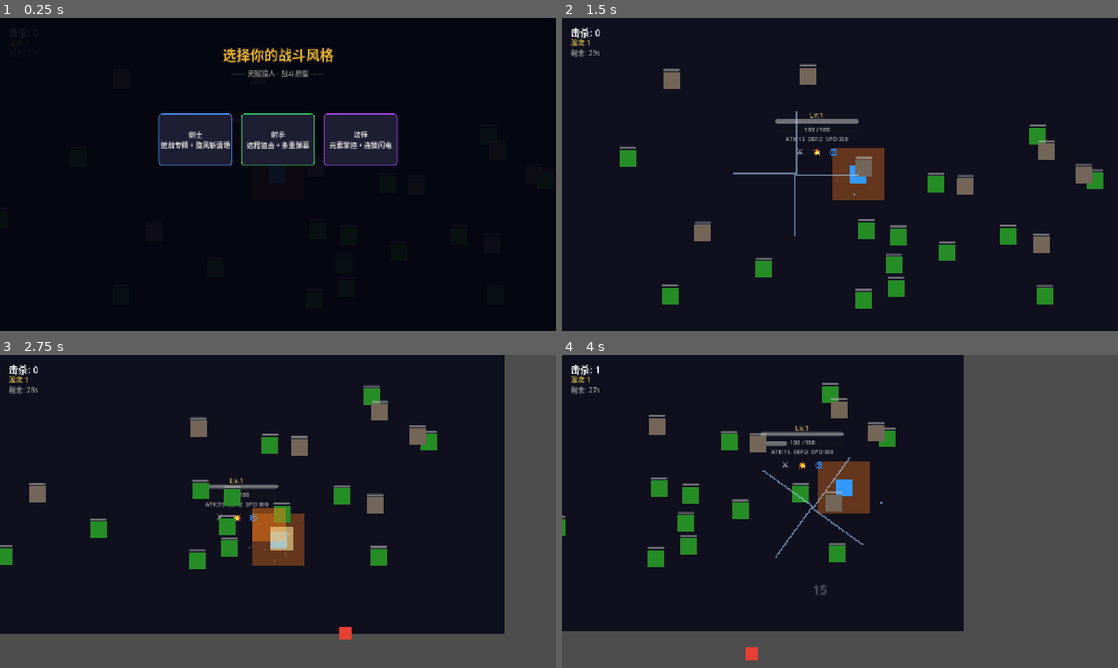
Above: before the commit, frames 1-4 (two rows, left to right).
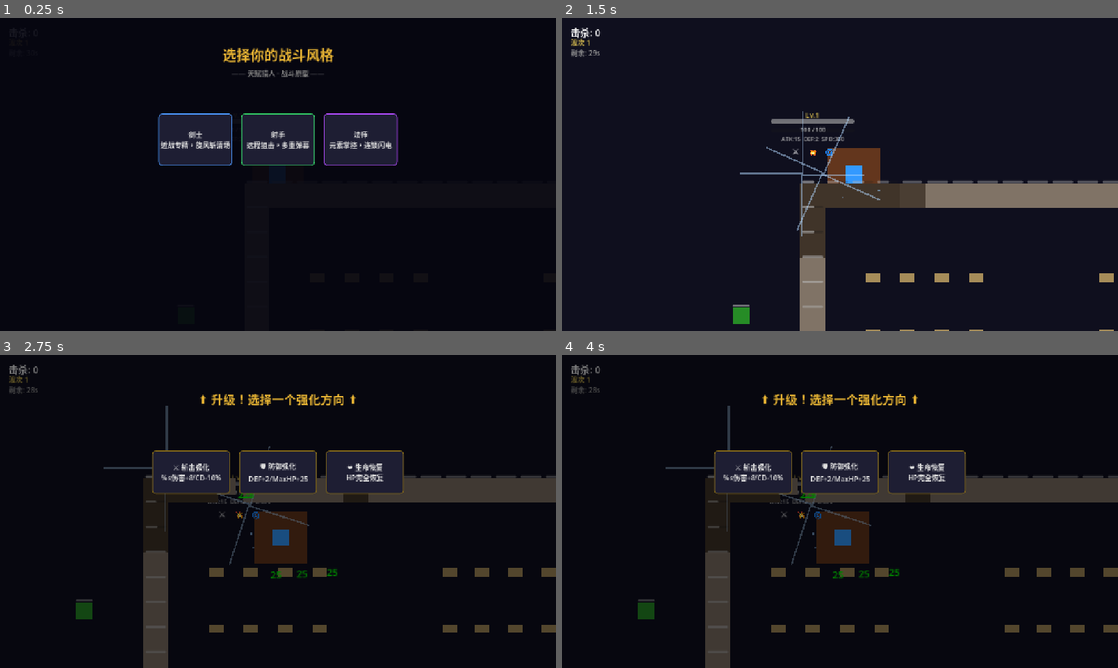
Above: after the commit, the same moments.

Repository: HenruiC/Starforge
Game: Godot game, scene res://scenes/main.tscn
Same seed, same stepped clock (60 frames per second), same inputs: the game is played once before the commit and once after it.
Inputs:
- Up to frame 1 (0.25 s): no input
- Up to frame 2 (1.5 s): click "剑士 近战专精，旋风斩清场" at 0.5 s; tap Enter at 1.25 s; hold D (move_right) from 1.28 s (still down)
- Up to frame 3 (2.75 s): release D (move_right) at 2.03 s; hold S (move_down) from 2.03 s (still down)
- Up to frame 4 (4 s): release S (move_down) at 2.78 s; hold D (move_right) 2.78-3.53 s; hold W (move_up) from 3.53 s (still down)

The runs differ from the first frame. In frame 2, 12% of the frame differs, in the area x 10-100%, y 14-100%; in frame 3, 31%; in frame 4, 47%, in the area x 0-100%, y 0-100%.

Commit message:
feat: 旋风斩修复 + 学校副本地图 + 多类型可破坏物
旋风斩修复:
- can_execute() 防止旋转中重复触发
- _end_spin() 立即重置is_ready(不再浪费CD)
- is_dead改为body.get("is_dead")安全访问
- 每tick微顿帧(1帧)+可破坏物伤害

学校副本地图 (3200x2400):
- 教学楼(2000x1200): 6间教室+十字走廊
- 墙壁: 48x48, 150HP, 阻挡移动+弹幕
- 教室门: 玩家靠近自动打开(渐变透明+禁用碰撞)
- 课桌: 28x16, 15HP, 可穿过但可破坏
- 外围操场+树木散布
- 相机边界锁定地图范围

交互矩阵:
| 类型   | 碰撞层 | 挡移动 | 挡弹幕 | 可破坏 | 穿透 |
|--------|--------|--------|--------|--------|------|
| 墙壁   | L8     | 是     | 是     | 150HP  | 否   |
| 门     | L8     | 初始是 | 初始是 | 80HP   | 靠近开|
| 课桌   | L8     | 否     | 是     | 15HP   | 走过  |
| 树     | L8     | 是     | 是     | 20HP   | 闪电 |

Co-Authored-By: Claude Opus 4.7 <noreply@anthropic.com>

Diff:
--- /dev/null
+++ b/scenes/desk.tscn
@@ -0,0 +1,35 @@
+[gd_scene load_steps=3 format=3]
+
+[ext_resource type="Script" path="res://scripts/destructible.gd" id="1_script"]
+
+[sub_resource type="RectangleShape2D" id="Rect_desk"]
+size = Vector2(28, 16)
+
+[node name="Desk" type="StaticBody2D" groups=["destructible"]]
+collision_layer = 8
+collision_mask = 0
+script = ExtResource("1_script")
+object_name = "课桌"
+max_health = 15
+object_color = Color(0.65, 0.55, 0.35, 1.0)
+
+[node name="CollisionShape2D" type="CollisionShape2D" parent="."]
+shape = SubResource("Rect_desk")
+
+[node name="Sprite" type="ColorRect" parent="."]
+offset_left = -14.0
+offset_top = -8.0
+offset_right = 14.0
+offset_bottom = 8.0
+color = Color(0.65, 0.55, 0.35, 1.0)
+
+[node name="HealthBar" type="ProgressBar" parent="."]
+offset_left = -14.0
+offset_top = -14.0
+offset_right = 14.0
+offset_bottom = -10.0
+max_value = 100.0
+value = 100.0
+show_percentage = false
+visible = false
+custom_minimum_size = Vector2(28, 3)
--- /dev/null
+++ b/scenes/door.tscn
@@ -0,0 +1,42 @@
+[gd_scene load_steps=4 format=3]
+
+[ext_resource type="Script" path="res://scripts/door.gd" id="1_script"]
+
+[sub_resource type="RectangleShape2D" id="Rect_door"]
+size = Vector2(48, 12)
+
+[sub_resource type="CircleShape2D" id="Circle_detect"]
+radius = 60.0
+
+[node name="Door" type="StaticBody2D" groups=["door"]]
+collision_layer = 8
+collision_mask = 0
+script = ExtResource("1_script")
+
+[node name="Sprite" type="ColorRect" parent="."]
+offset_left = -24.0
+offset_top = -6.0
+offset_right = 24.0
+offset_bottom = 6.0
+color = Color(0.6, 0.5, 0.3, 1.0)
+
+[node name="CollisionShape2D" type="CollisionShape2D" parent="."]
+shape = SubResource("Rect_door")
+
+[node name="DetectArea" type="Area2D" parent="."]
+collision_layer = 0
+collision_mask = 1
+
+[node name="CollisionShape2D" type="CollisionShape2D" parent="DetectArea"]
+shape = SubResource("Circle_detect")
+
+[node name="HealthBar" type="ProgressBar" parent="."]
+offset_left = -20.0
+offset_top = -16.0
+offset_right = 20.0
+offset_bottom = -12.0
+max_value = 100.0
+value = 100.0
+show_percentage = false
+visible = false
+custom_minimum_size = Vector2(40, 3)
--- a/scenes/main.tscn
+++ b/scenes/main.tscn
@@ -3,7 +3,7 @@
 [ext_resource type="Script" path="res://scripts/game_manager.gd" id="1_gm"]
 [ext_resource type="Script" path="res://scripts/camera_controller.gd" id="2_cam"]
 [ext_resource type="PackedScene" path="res://scenes/player.tscn" id="3_player"]
-[ext_resource type="Script" path="res://scripts/map_manager.gd" id="4_map"]
+[ext_resource type="Script" path="res://scripts/map_school.gd" id="4_map"]
 
 [sub_resource type="LabelSettings" id="LabelSettings_kill"]
 font_size = 22
@@ -49,10 +49,10 @@
 
 [node name="Background" type="ColorRect" parent="."]
 z_index = -1
-offset_left = -20.0
-offset_top = -20.0
-offset_right = 1300.0
-offset_bottom = 740.0
+offset_left = -100.0
+offset_top = -100.0
+offset_right = 3300.0
+offset_bottom = 2500.0
 color = Color(0.06, 0.06, 0.12, 1.0)
 
 [node name="HUDLayer" type="CanvasLayer" parent="."]
--- /dev/null
+++ b/scenes/wall.tscn
@@ -0,0 +1,34 @@
+[gd_scene load_steps=3 format=3]
+
+[ext_resource type="Script" path="res://scripts/destructible.gd" id="1_script"]
+
+[sub_resource type="RectangleShape2D" id="Rect_wall"]
+size = Vector2(48, 48)
+
+[node name="Wall" type="StaticBody2D" groups=["destructible"]]
+collision_layer = 8
+collision_mask = 0
+script = ExtResource("1_script")
+object_name = "墙壁"
+max_health = 150
+object_color = Color(0.5, 0.45, 0.4, 1.0)
+
+[node name="Sprite" type="ColorRect" parent="."]
+offset_left = -24.0
+offset_top = -24.0
+offset_right = 24.0
+offset_bottom = 24.0
+color = Color(0.5, 0.45, 0.4, 1.0)
+
+[node name="CollisionShape2D" type="CollisionShape2D" parent="."]
+shape = SubResource("Rect_wall")
+
+[node name="HealthBar" type="ProgressBar" parent="."]
+offset_left = -20.0
+offset_top = -28.0
+offset_right = 20.0
+offset_bottom = -24.0
+max_value = 100.0
+value = 100.0
+show_percentage = false
+custom_minimum_size = Vector2(40, 3)
--- a/scripts/camera_controller.gd
+++ b/scripts/camera_controller.gd
@@ -8,6 +8,9 @@
 
 func _ready() -> void:
 	CombatFeedback.register_camera(self)
+	# 地图边界 3200x2400
+	limit_left = 0; limit_right = 3200
+	limit_top = 0; limit_bottom = 2400
 	var players := get_tree().get_nodes_in_group("player")
 	if players.size() > 0:
 		_target = players[0] as Node2D
--- /dev/null
+++ b/scripts/door.gd
@@ -0,0 +1,45 @@
+class_name Door
+extends StaticBody2D
+
+# 门 — 玩家靠近自动打开，可被敌人/技能破坏
+
+@export var open_radius: float = 60.0
+@export var max_health: int = 80
+var _is_open: bool = false
+var _health: int = 80
+
+@onready var sprite: ColorRect = $Sprite
+@onready var collision: CollisionShape2D = $CollisionShape2D
+@onready var detect_area: Area2D = $DetectArea
+@onready var hp_bar: ProgressBar = $HealthBar
+
+func _ready() -> void:
+	_health = max_health
+	add_to_group("destructible")
+	add_to_group("door")
+	detect_area.body_entered.connect(_on_body_near)
+
+func _on_body_near(body: Node2D) -> void:
+	if body.is_in_group("player") and not _is_open:
+		_open()
+
+func _open() -> void:
+	_is_open = true
+	var t := create_tween().set_parallel(true)
+	t.tween_property(sprite, "modulate:a", 0.2, 0.3)
+	t.tween_property(sprite, "scale", Vector2(0.3, 1.0), 0.3)
+	collision.set_deferred("disabled", true)
+	hp_bar.visible = false
+
+func take_damage(amount: int) -> void:
+	_health = max(_health - amount, 0)
+	var ratio: float = float(_health) / float(max_health) * 100.0
+	hp_bar.value = ratio
+	hp_bar.visible = true
+
+	sprite.modulate = Color.WHITE
+	create_tween().tween_property(sprite, "modulate", Color(0.6, 0.5, 0.3, 1.0) if not _is_open else Color(0.3, 0.6, 0.4, 1.0), 0.1)
+
+	if _health <= 0:
+		CombatFeedback.hit_particles(global_position, 6, Color(0.5, 0.4, 0.3))
+		queue_free()
--- a/scripts/game_manager.gd
+++ b/scripts/game_manager.gd
@@ -155,13 +155,19 @@
 	enemies.add_child(e)
 
 func _random_spawn_position() -> Vector2:
+	# 以玩家为中心，在屏幕外生成
+	var cam_pos := Vector2(1600, 1200)  # 默认地图中心
+	if player:
+		cam_pos = player.global_position
+	var view_w := 1280.0 / 1.2  # 视口/缩放
+	var view_h := 720.0 / 1.2
+
 	var side := randi() % 4
-	var x := _screen_size.x; var y := _screen_size.y
 	match side:
-		0: return Vector2(randf_range(0, x), -spawn_margin)
-		1: return Vector2(randf_range(0, x), y + spawn_margin)
-		2: return Vector2(-spawn_margin, randf_range(0, y))
-		_: return Vector2(x + spawn_margin, randf_range(0, y))
+		0: return Vector2(randf_range(cam_pos.x - view_w/2, cam_pos.x + view_w/2), cam_pos.y - view_h/2 - spawn_margin)
+		1: return Vector2(randf_range(cam_pos.x - view_w/2, cam_pos.x + view_w/2), cam_pos.y + view_h/2 + spawn_margin)
+		2: return Vector2(cam_pos.x - view_w/2 - spawn_margin, randf_range(cam_pos.y - view_h/2, cam_pos.y + view_h/2))
+		_: return Vector2(cam_pos.x + view_w/2 + spawn_margin, randf_range(cam_pos.y - view_h/2, cam_pos.y + view_h/2))
 
 func _on_enemy_killed(_pos: Vector2, score: int) -> void:
 	if score > 0:
--- /dev/null
+++ b/scripts/map_school.gd
@@ -0,0 +1,129 @@
+class_name MapSchool
+extends Node2D
+
+# 学校副本地图 — 关卡策划+陶德监修
+# 区域: 教室/走廊/操场/校门
+# 可破坏物类型: 墙壁(阻挡)/门(可通行)/窗(弹幕穿透)/课桌(可穿过)
+
+const TILE := 48
+const MAP_W := 3200
+const MAP_H := 2400
+
+var _wall_prefab: PackedScene = preload("res://scenes/wall.tscn")
+var _door_prefab: PackedScene = preload("res://scenes/door.tscn")
+var _desk_prefab: PackedScene = preload("res://scenes/desk.tscn")
+var _tree_prefab: PackedScene = preload("res://scenes/destructible.tscn")
+
+func _ready() -> void:
+	_build_school()
+
+func _build_school() -> void:
+	# === 外围围墙 ===
+	_draw_rect_walls(0, 0, MAP_W, MAP_H)
+
+	# === 教学楼 (中央偏上) ===
+	var bx := 600; var by := 400
+	var bw := 2000; var bh := 1200
+
+	# 教学楼外墙 (每隔一段留门口)
+	_draw_wall_line(bx, by, bx + bw, by)       # 上
+	_draw_wall_line(bx, by, bx, by + bh)       # 左
+	_draw_wall_line(bx, by + bh, bx + bw, by + bh)  # 下
+	_draw_wall_line(bx + bw, by, bx + bw, by + bh)  # 右
+
+	# 正门 (下墙中间)
+	_place_door(bx + bw / 2, by + bh)
+
+	# === 内部走廊 (十字形) ===
+	var mid_x := bx + bw / 2
+	var mid_y := by + bh / 2
+
+	# 水平走廊墙
+	_draw_wall_line(bx + 100, mid_y - 80, bx + 400, mid_y - 80)
+	_draw_wall_line(bx + 600, mid_y - 80, bx + 900, mid_y - 80)
+	_draw_wall_line(bx + 1100, mid_y - 80, bx + 1400, mid_y - 80)
+	_draw_wall_line(bx + 1600, mid_y - 80, bx + bw - 100, mid_y - 80)
+	_draw_wall_line(bx + 100, mid_y + 80, bx + 400, mid_y + 80)
+	_draw_wall_line(bx + 600, mid_y + 80, bx + 900, mid_y + 80)
+	_draw_wall_line(bx + 1100, mid_y + 80, bx + 1400, mid_y + 80)
+	_draw_wall_line(bx + 1600, mid_y + 80, bx + bw - 100, mid_y + 80)
+
+	# 垂直走廊墙
+	_draw_wall_line(mid_x - 80, by + 100, mid_x - 80, mid_y - 100)
+	_draw_wall_line(mid_x + 80, by + 100, mid_x + 80, mid_y - 100)
+	_draw_wall_line(mid_x - 80, mid_y + 100, mid_x - 80, by + bh - 100)
+	_draw_wall_line(mid_x + 80, mid_y + 100, mid_x + 80, by + bh - 100)
+
+	# 教室门 (走廊→教室)
+	_place_door(bx + 250, mid_y - 80)   # 左上教室
+	_place_door(bx + 750, mid_y - 80)   # 中上教室
+	_place_door(bx + 1250, mid_y - 80)  # 右上教室
+	_place_door(bx + 250, mid_y + 80)   # 左下教室
+	_place_door(bx + 750, mid_y + 80)   # 中下教室
+	_place_door(bx + 1250, mid_y + 80)  # 右下教室
+
+	# === 教室内课桌 ===
+	_place_desks_in_room(bx + 50, by + 50, bx + 380, mid_y - 120, 4, 3)
+	_place_desks_in_room(bx + 500, by + 50, bx + 880, mid_y - 120, 5, 3)
+	_place_desks_in_room(bx + 1000, by + 50, bx + 1380, mid_y - 120, 5, 3)
+	_place_desks_in_room(bx + 50, mid_y + 120, bx + 380, by + bh - 50, 4, 3)
+	_place_desks_in_room(bx + 500, mid_y + 120, bx + 880, by + bh - 50, 5, 3)
+	_place_desks_in_room(bx + 1000, mid_y + 120, bx + 1380, by + bh - 50, 5, 3)
+
+	# === 操场 (建筑物外部) ===
+	_place_trees_around(bx - 200, by + bh + 100, bw + 400, MAP_H - (by + bh) - 200, 8)
+	_place_trees_around(bx + bw + 100, by, MAP_W - (bx + bw) - 200, bh, 5)
+	_place_trees_around(100, by, bx - 200, bh, 5)
+
+	# 校门(下围墙中间)
+	_place_door(MAP_W / 2, MAP_H)
+
+func _draw_rect_walls(x1: float, y1: float, x2: float, y2: float) -> void:
+	# 四周有间隙的围墙(四角留空做入口感)
+	var gap := 120
+	# 上
+	_draw_wall_line(x1 + gap, y1, x2 - gap, y1)
+	# 下 (中间留大门)
+	_draw_wall_line(x1, y2, MAP_W / 2 - 80, y2)
+	_draw_wall_line(MAP_W / 2 + 80, y2, x2, y2)
+	# 左
+	_draw_wall_line(x1, y1 + gap, x1, y2 - gap)
+	# 右
+	_draw_wall_line(x2, y1 + gap, x2, y2 - gap)
+
+func _draw_wall_line(x1: float, y1: float, x2: float, y2: float) -> void:
+	var dist := Vector2(x2 - x1, y2 - y1).length()
+	var dir := Vector2(x2 - x1, y2 - y1).normalized()
+	var step := TILE
+	var pos := Vector2(x1, y1)
+	var traveled := 0.0
+
+	while traveled < dist:
+		var w := _wall_prefab.instantiate()
+		w.global_position = pos
+		add_child(w)
+		pos += dir * step
+		traveled += step
+
+func _place_door(x: float, y: float) -> void:
+	var d := _door_prefab.instantiate()
+	d.global_position = Vector2(x, y)
+	add_child(d)
+
+func _place_desks_in_room(x1: float, y1: float, x2: float, y2: float, cols: int, rows: int) -> void:
+	var rw := x2 - x1; var rh := y2 - y1
+	var spacing_x := rw / float(cols + 1)
+	var spacing_y := rh / float(rows + 1)
+	for c in cols:
+		for r in rows:
+			var d := _desk_prefab.instantiate()
+			d.global_position = Vector2(x1 + spacing_x * float(c + 1), y1 + spacing_y * float(r + 1))
+			add_child(d)
+
+func _place_trees_around(x: float, y: float, w: float, h: float, count: int) -> void:
+	for i in count:
+		var t := _tree_prefab.instantiate()
+		t.object_name = "树"; t.max_health = 20; t.drop_xp = 15
+		t.object_color = Color(0.15, 0.55, 0.15, 1.0)
+		t.global_position = Vector2(randf_range(x, x + w), randf_range(y, y + h))
+		add_child(t)
--- a/scripts/skills/skill_whirlwind.gd
+++ b/scripts/skills/skill_whirlwind.gd
@@ -2,17 +2,19 @@
 extends SkillBase
 
 @export var duration: float = 1.5
-@export var ticks_per_second: float = 4.0
+@export var ticks_per_second: float = 5.0
 @export var spin_radius: float = 80.0
 
 var _active: bool = false
 var _elapsed: float = 0.0
 var _tick_timer: float = 0.0
-var _tick_interval: float = 0.25
+var _tick_interval: float = 0.2
 var _original_speed: float = 300.0
 
+func can_execute() -> bool:
+	return not _active  # 旋转中不能再次触发
+
 func execute() -> void:
-	if _active: return
 	_active = true; _elapsed = 0.0; _tick_timer = 0.0
 	_tick_interval = 1.0 / ticks_per_second
 	if "move_speed" in player: _original_speed = player.move_speed
@@ -24,16 +26,32 @@
 	_elapsed += delta; _tick_timer += delta
 	if _tick_timer >= _tick_interval:
 		_tick_timer -= _tick_interval
-		_tick_damage(); _spin_particles()
+		_tick_damage()
+		_spin_particles()
 	if _elapsed >= duration:
-		_active = false
-		if "move_speed" in player: player.set("move_speed", _original_speed)
+		_end_spin()
+
+func _end_spin() -> void:
+	_active = false
+	is_ready = true; cooldown_remaining = 0.0
+	if "move_speed" in player: player.set("move_speed", _original_speed)
 
 func _tick_damage() -> void:
 	if attack_area == null: return
-	for body in attack_area.get_overlapping_bodies():
-		if body.is_in_group("enemy") and body.has_method("take_damage") and not body.is_dead:
-			body.take_damage(int(float(damage) * 0.35))
+	var bodies := attack_area.get_overlapping_bodies()
+	for body in bodies:
+		if not body.is_in_group("enemy"): continue
+		if not body.has_method("take_damage"): continue
+		var dead: bool = body.get("is_dead") if body.get("is_dead") != null else false
+		if dead: continue
+		body.take_damage(int(float(damage) * 0.35))
+		# 每次命中触发微顿帧
+		CombatFeedback.hit_stop(1)
+
+	# 也打击可破坏物
+	for body in bodies:
+		if body.is_in_group("destructible") and body.has_method("take_damage"):
+			body.take_damage(int(float(damage) * 0.25))
 
 func _spin_visual() -> void:
 	for i in 4:
Not shown: 1 places in scenes/destructible.tscn that only renumber resources
Not shown, added: scripts/destructible.gd.uid
Not shown, added: scripts/map_manager.gd.uid
